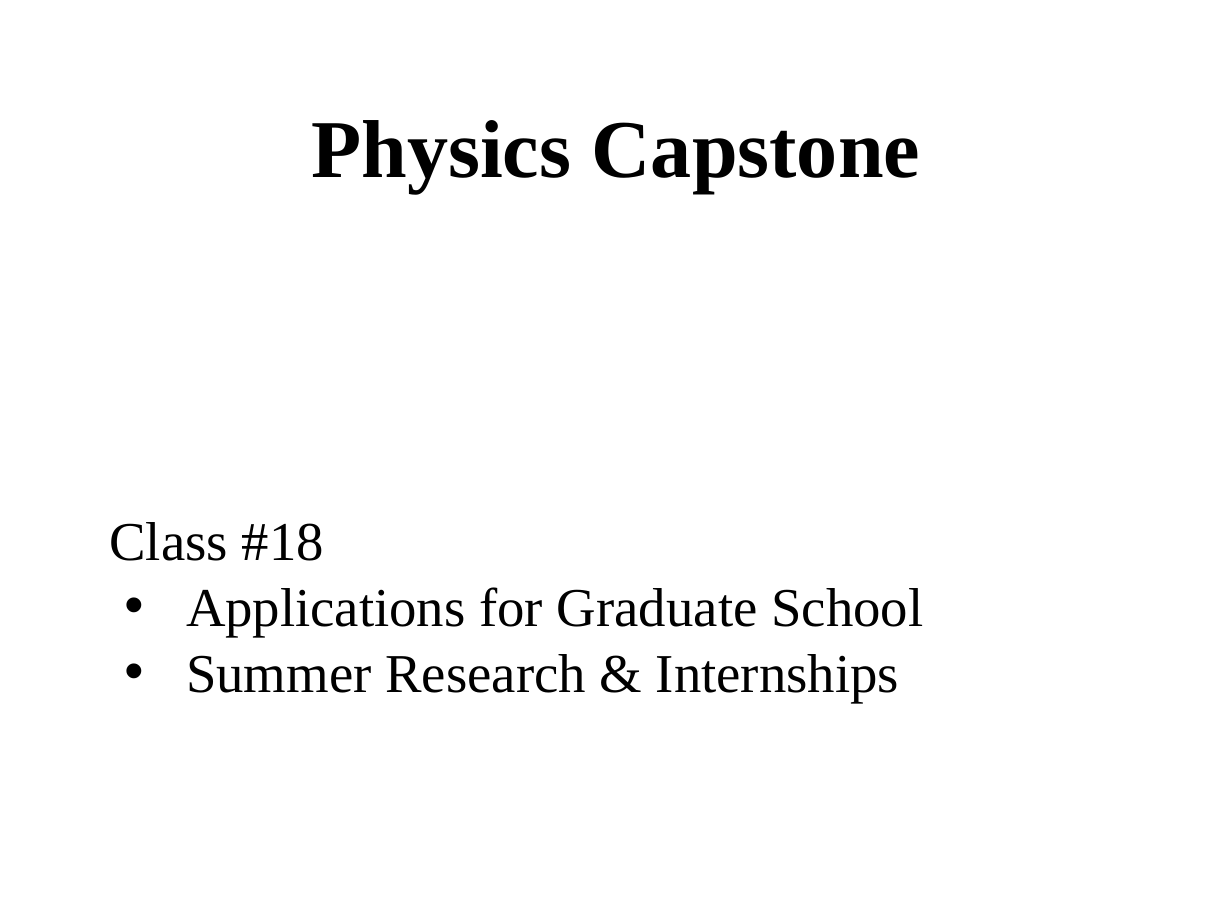
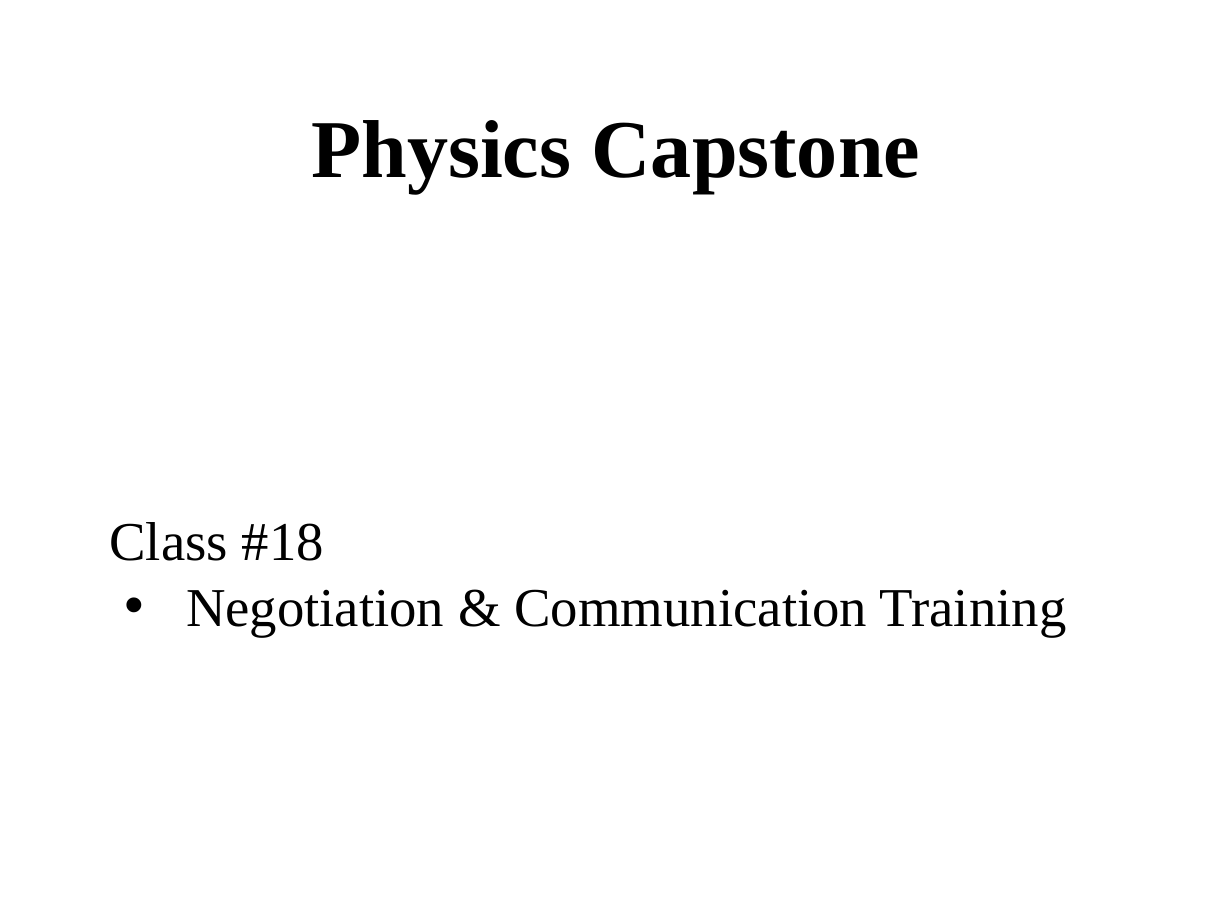
Before and after one commit to ajvanderhorst/PhysicsCapstoneGW, a slide deck: slide 1 of Slides/Class18.pptx. Drawn at 1232x924 pixels with LibreOffice and Linux fonts; fonts in the diff are those of the drawing. Boxes give left, top, right and bottom in pixels: in the first picture for what was removed or moved away, otherwise in the second. Text is boxed around its words. In the diff, an @@ line names an element or a change of style, - is before the commit and + after.

```diff
--- a/Slides/Class18.pptx
+++ b/Slides/Class18.pptx
@@ text at <box>186,589,1067,637</box>: text changed @@
-• Applications for Graduate School
-• Summer Research & Internships
+• Negotiation & Communication Training
```
Also in this commit, not shown: 15 other files.
